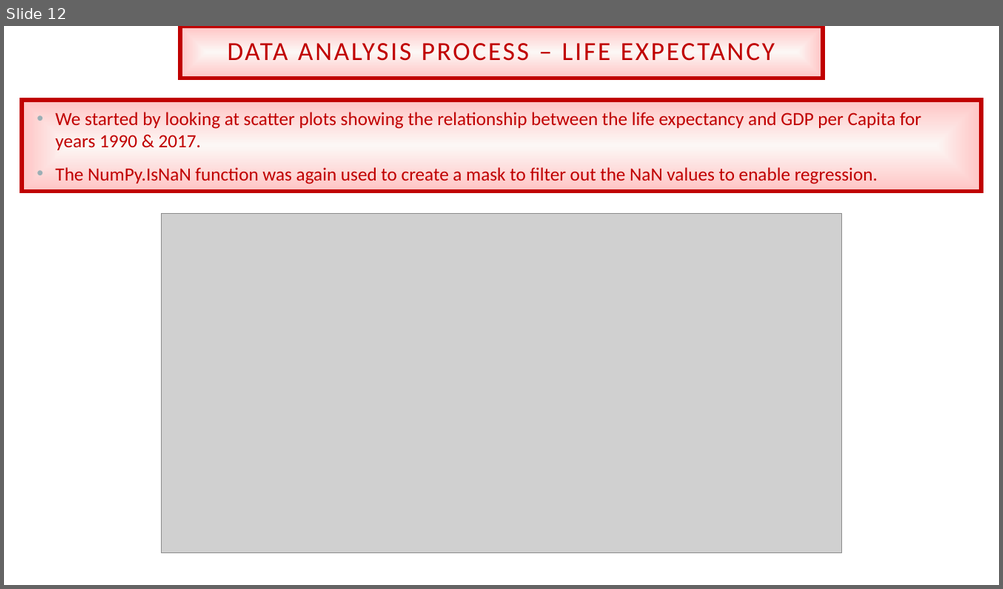
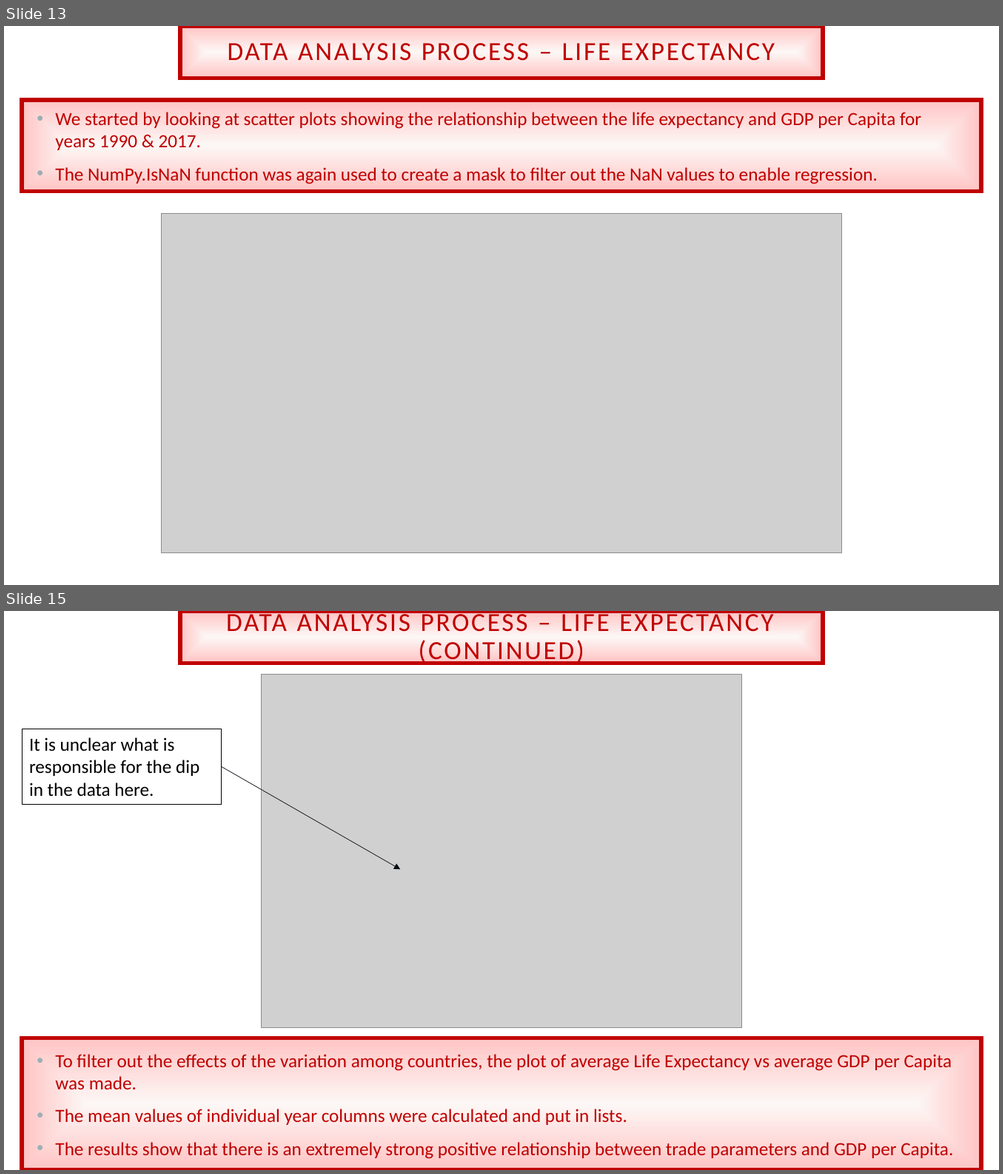
Before and after one commit to TVanEyck/Project1, a slide deck: Impacts of Trade on National Productivity and Well-Being.pptx. Shown one above the other, each under a label of ours: slide 12 before the commit, slides 13 and 15 after it; the slides between them are not shown. The pictures are 1003x589 and 1003x1174 pixels, drawn with LibreOffice and Linux fonts; fonts in the diff are those of the drawing; grey boxes stand for pictures; background and template pictures are left out. Boxes give left, top, right and bottom in pixels: in the first picture for what was removed or moved away, otherwise in the second. Text is boxed around its words. In the diff, an @@ line names an element or a change of style, - is before the commit and + after.

```diff
--- a/Impacts of Trade on National Productivity and Well-Being.pptx
+++ b/Impacts of Trade on National Productivity and Well-Being.pptx
@@ slide 15 added at box(4, 611, 999, 1170), background picture (left out) @@
@@ title added at box(180, 611, 822, 664), fill gradient #FCF7F5 to #FFC5C5 to #E8BAA1 to #F0D1C0, outline #C00000 4 pt, 25.2 pt, text #C00000 @@
+DATA ANALYSIS PROCESS – LIFE EXPECTANCY (CONTINUED)
@@ picture added at box(262, 674, 742, 1028) @@
@@ rectangle added at box(22, 729, 221, 804), outline #000000 0.75 pt, 18 pt, text #000000 @@
+It is unclear what is responsible for the dip in the data here.
@@ arrow added from (221, 767) to (400, 870), #050C12 0.5 pt @@
@@ rectangle added at box(22, 1039, 981, 1170), fill gradient #FCF7F5 to #FFC5C5 to #E8BAA1 to #F0D1C0, outline #C00000 4 pt, 18 pt, text #C00000 @@
+• To filter out the effects of the variation among countries, the plot of average Life Expectancy vs average GDP per Capita was made.
+• The mean values of individual year columns were calculated and put in lists.
+• The results show that there is an extremely strong positive relationship between trade parameters and GDP per Capita.
@@ what was slide 12 is now slide 13 @@
```
Also in this commit, not shown: 1 slide changed, 9 other slides added, 4 other files.
